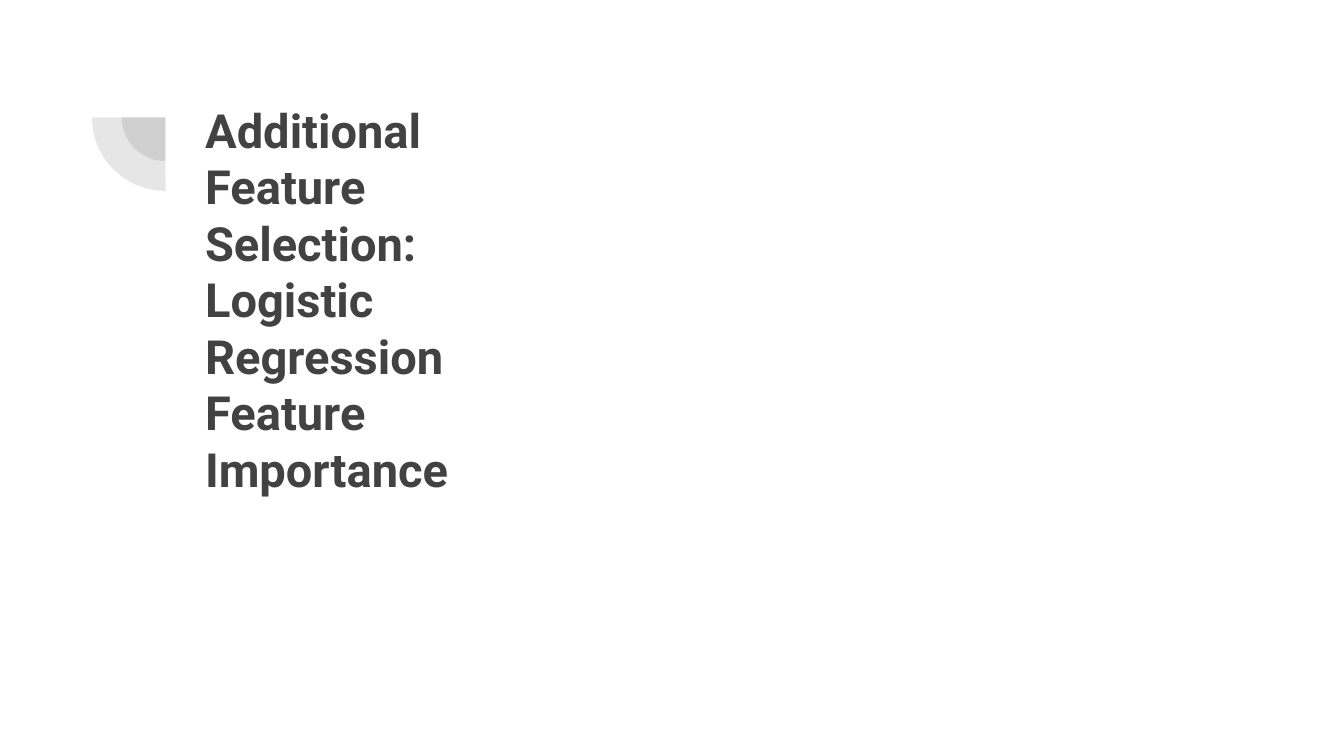
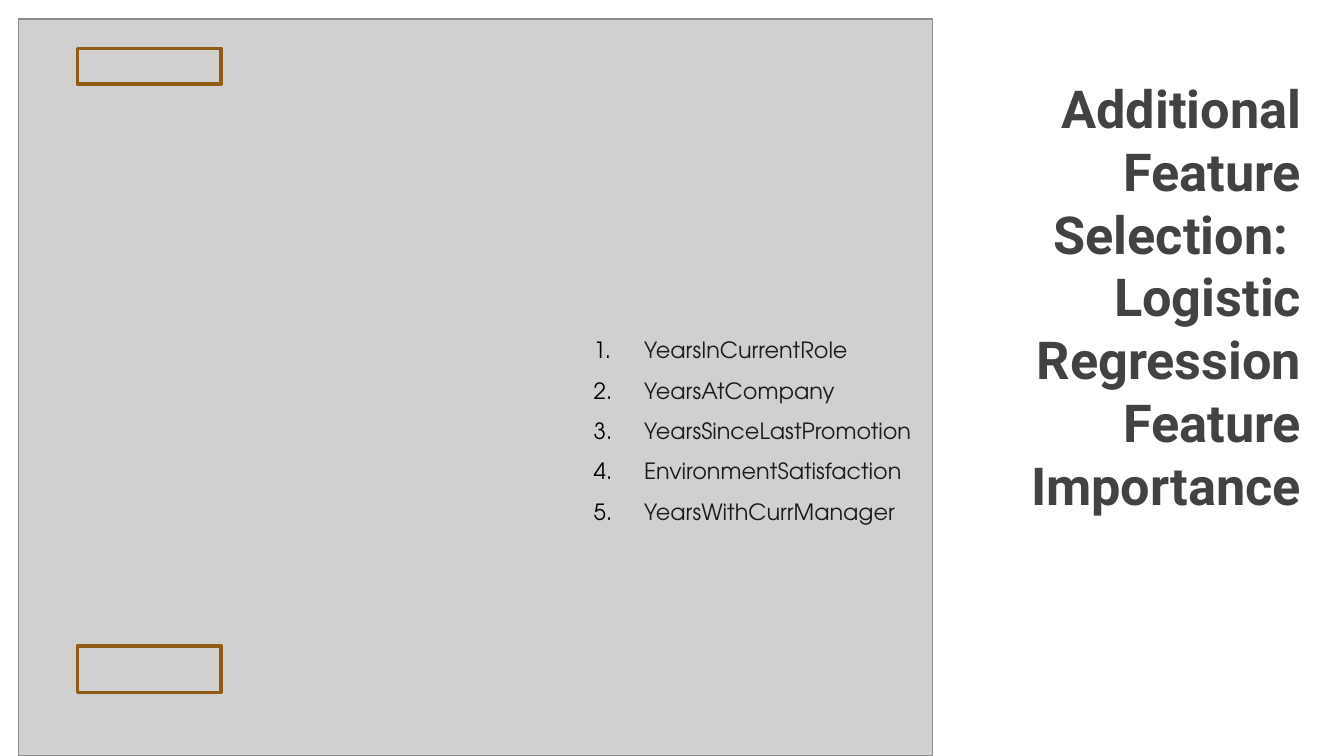
Before and after one commit to lykkelig/Group6_Final_Project, a slide deck: slide 13 of Presentation/Final Project Presentation.pptx. Drawn at 1344x756 pixels with LibreOffice and Linux fonts; fonts in the diff are those of the drawing; grey boxes stand for pictures. Boxes give left, top, right and bottom in pixels: in the first picture for what was removed or moved away, otherwise in the second. Text is boxed around its words. In the diff, an @@ line names an element or a change of style, - is before the commit and + after.

Commit message:
update powerpoint

```diff
--- a/Presentation/Final Project Presentation.pptx
+++ b/Presentation/Final Project Presentation.pptx
@@ picture added at bbox=[19, 19, 933, 755] @@
@@ rectangle added at bbox=[78, 48, 222, 83], outline #905B14 2 pt @@
@@ pie slice (boxed as its full ellipse) removed at bbox=[91, 44, 238, 191] @@
@@ pie slice (boxed as its full ellipse) removed at bbox=[122, 74, 210, 161] @@
@@ title "Additional Feature Selection: Logistic Regression ...": place and size @@
-title "Additional Feature Selection: Logistic Regression ..." at bbox=[205, 112, 448, 497]
+title "Additional Feature Selection: Logistic Regression ..." at bbox=[1031, 89, 1301, 516]
@@ title "Additional Feature Selection: Logistic Regression ..." at bbox=[1031, 89, 1301, 516]: size 25.2 to 28 pt; alignment left to right @@
@@ text added at bbox=[644, 341, 911, 525], 12 pt, text #1D1C1D @@
+1. YearsInCurrentRole
+2. YearsAtCompany
+3. YearsSinceLastPromotion
+4. EnvironmentSatisfaction
+5. YearsWithCurrManager
@@ rectangle added at bbox=[78, 646, 222, 694], outline #905B14 2 pt @@
```
Also in this commit, not shown: 1 slide removed.
